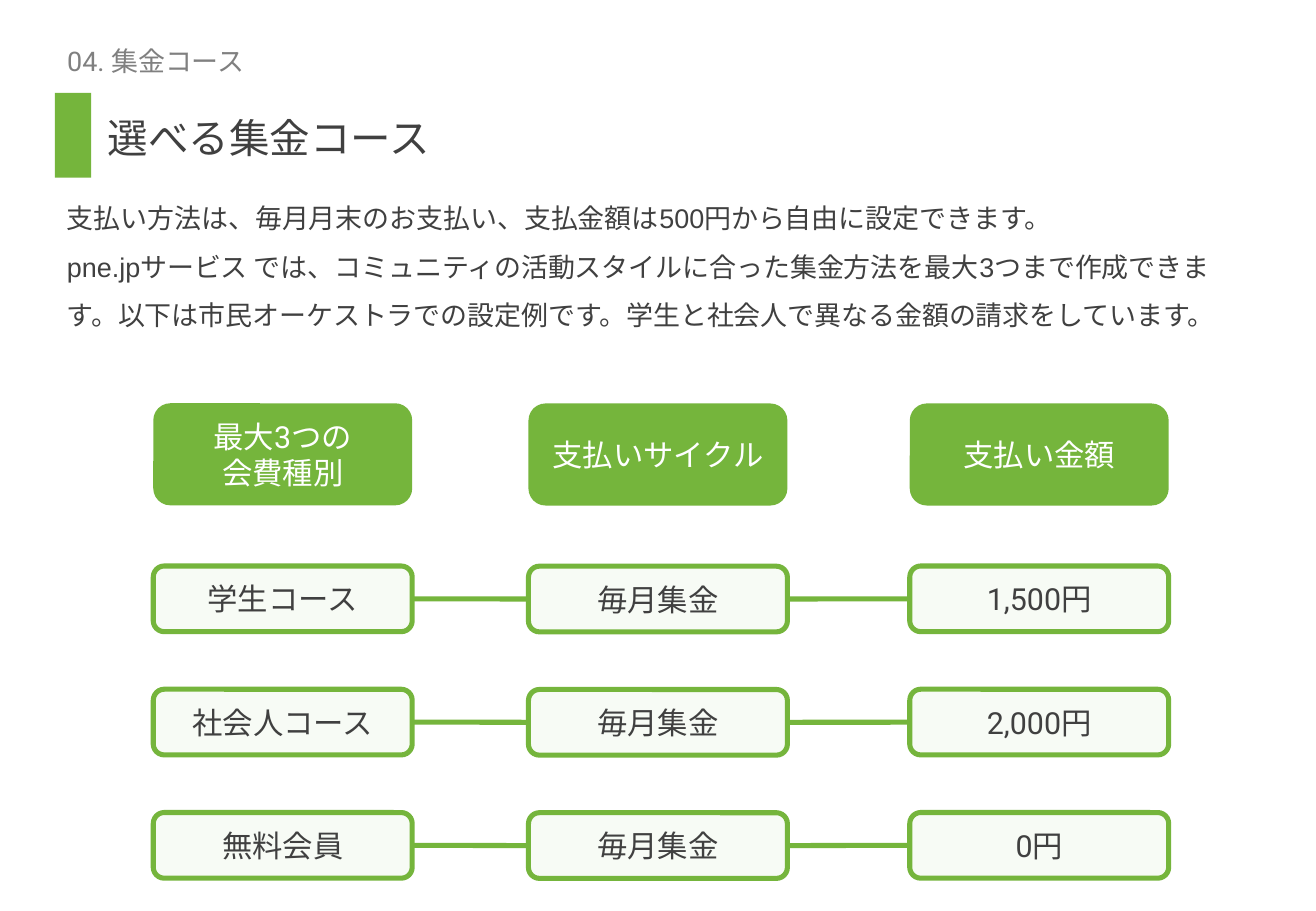
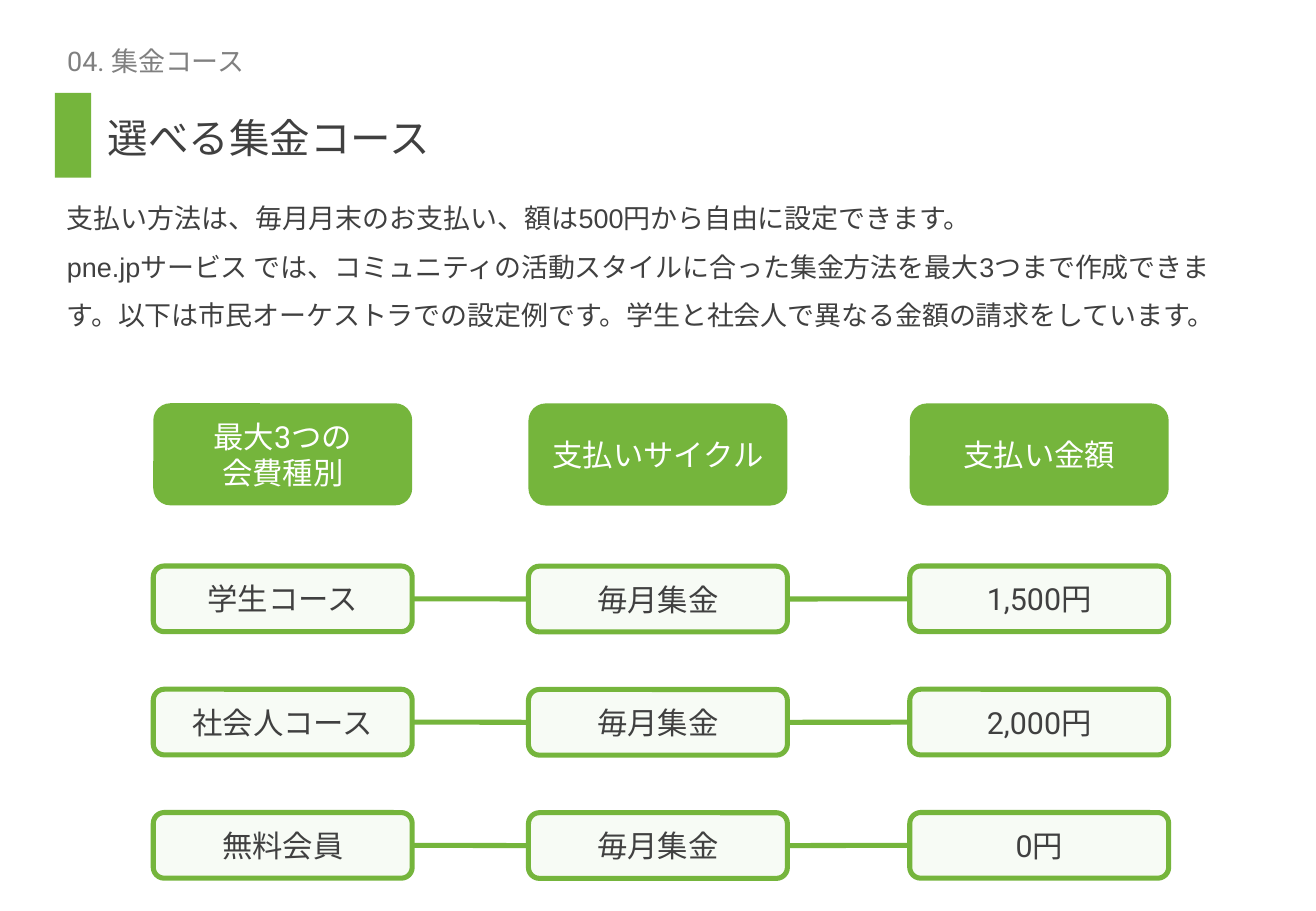
Before and after one commit to nishizoe/PnejpIntroduction, a slide deck: slide 5 of ちょきんばこ紹介_運営者向け.pptx. Drawn at 1316x911 pixels with LibreOffice and Linux fonts; fonts in the diff are those of the drawing. Boxes give left, top, right and bottom in pixels: in the first picture for what was removed or moved away, otherwise in the second. Text is boxed around its words. In the diff, an @@ line names an element or a change of style, - is before the commit and + after.

```diff
--- a/ちょきんばこ紹介_運営者向け.pptx
+++ b/ちょきんばこ紹介_運営者向け.pptx
@@ text at (67,205,971,230): text changed @@
-支払い方法は、毎月月末のお支払い、支払金額は500円から自由に設定できます。
+支払い方法は、毎月月末のお支払い、額は500円から自由に設定できます。
```
Also in this commit, not shown: 2 other slides changed, 2 slides added, 2 slides removed.
